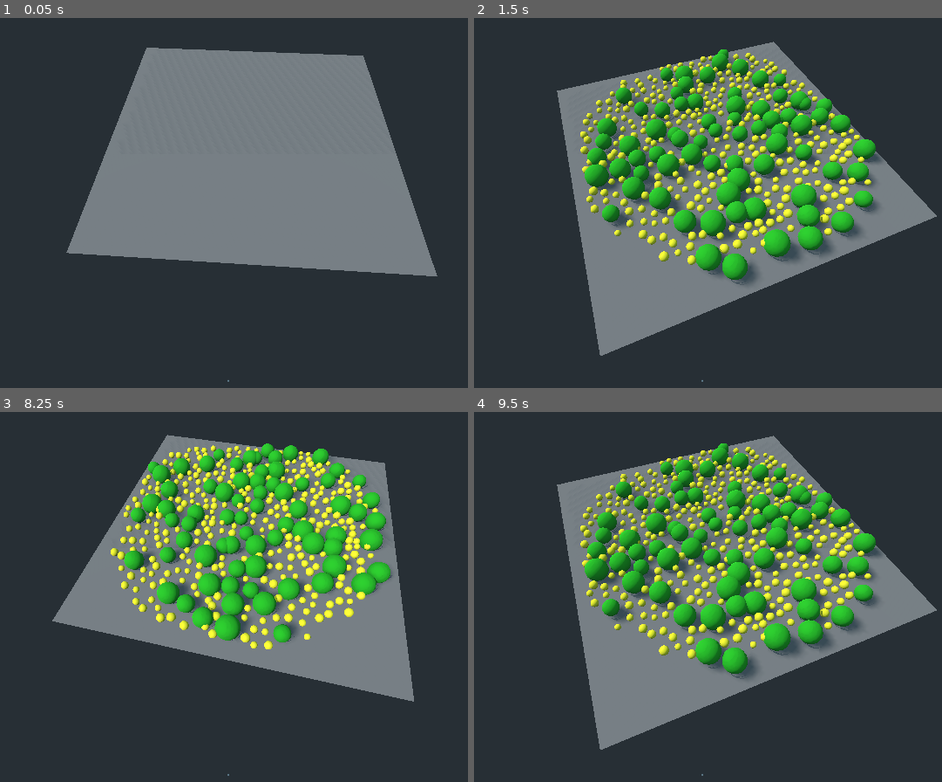
Above: before the commit, frames 1-4 (two rows, left to right).
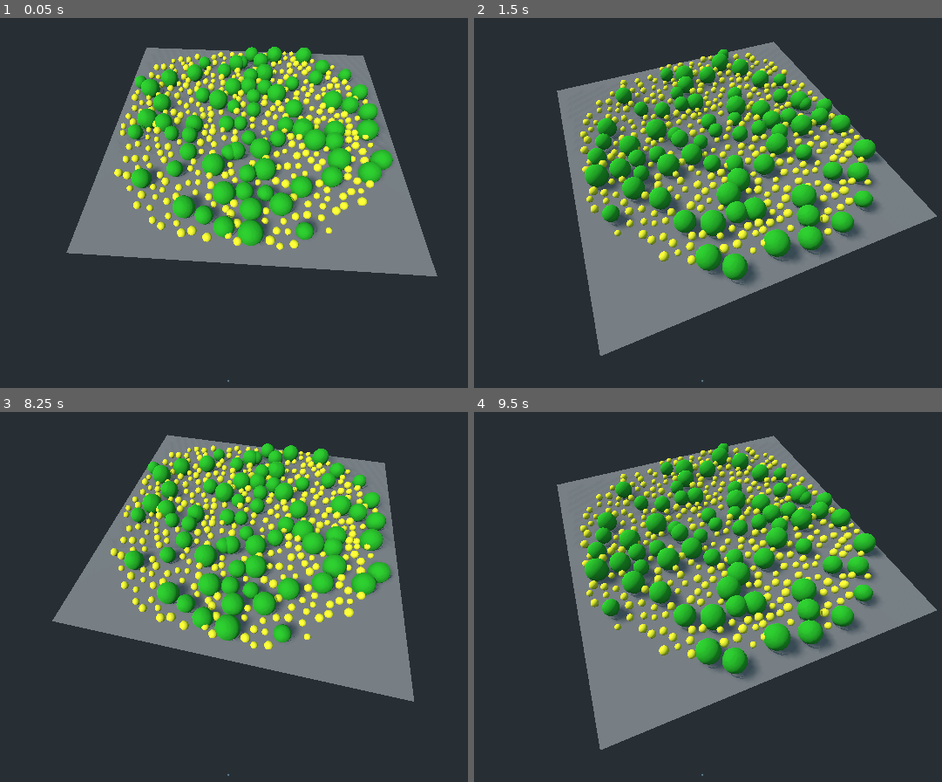
Above: after the commit, the same moments.

Repository: wojtekpil/Godot-Biomes
Game: Godot game, scene res://ModelsScene.tscn
Two runs of this game, one before a commit and one after it. Both use one fixed random seed, a clock stepped at 60 frames per second and the inputs below.
Inputs (mouse positions are in pixels of both pictures, inside the frame that each line leads up to):
- Up to frame 1 (0.05 s): no input
- Up to frame 2 (1.5 s): move the mouse to (665, 265) at 0.52 s; click (665, 265) at 0.67 s; move the mouse to (909, 243) at 1.27 s; click (909, 243) at 1.42 s
- Up to frame 3 (8.25 s): move the mouse to (18, 515) at 2.02 s; click (18, 515) at 2.17 s; move the mouse to (262, 578) at 2.77 s; click (262, 578) at 2.92 s; move the mouse to (121, 474) at 3.52 s; click (121, 474) at 3.67 s; move the mouse to (383, 556) at 4.27 s; click (383, 556) at 4.42 s; move the mouse to (88, 597) at 5.02 s; click (88, 597) at 5.17 s; move the mouse to (299, 489) at 5.77 s; click (299, 489) at 5.92 s; move the mouse to (191, 659) at 6.52 s; click (191, 659) at 6.67 s; move the mouse to (435, 637) at 7.27 s; click (435, 637) at 7.42 s; move the mouse to (18, 515) at 8.02 s; click (18, 515) at 8.17 s
- Up to frame 4 (9.5 s): move the mouse to (736, 578) at 8.77 s; click (736, 578) at 8.92 s

The runs differ from the first frame. In frame 1, 17% of the frame differs, in the area x 24-84%, y 7-63%; in frame 2, nothing differs; in frame 3, less than 0.1%; in frame 4, nothing differs.

Commit message:
Saving and loading node graphs

Diff:
--- a/ModelsScene.tscn
+++ b/ModelsScene.tscn
@@ -56,3 +56,4 @@
 chunk_size = Vector2( 10, 10 )
 visibility_range = 30.0
 terrain = NodePath("../Terrain")
+mesh_renderer = 0
Not shown, changed: addons/wojtekpil.biomes/BiomeEditor.gd
Not shown, changed: addons/wojtekpil.biomes/BiomeEditor.tscn
Not shown, changed: addons/wojtekpil.biomes/nodes/BiomeNode.gd
Not shown, changed: addons/wojtekpil.biomes/nodes/mesh/BiomeNodeMesh.gd
Not shown, changed: addons/wojtekpil.biomes/nodes/subset/BiomeNodeSubset.gd
Not shown, changed: addons/wojtekpil.biomes/nodes/texture/BiomeNodeTexture.gd
Not shown, changed: addons/wojtekpil.biomes/nodes/transform/BiomeNodeTransform.gd
Not shown, changed: addons/wojtekpil.biomes/nodes/zylann_texture/BiomeNodeZylannTexture.gd
Not shown, added: resources/biome1.bgraph
